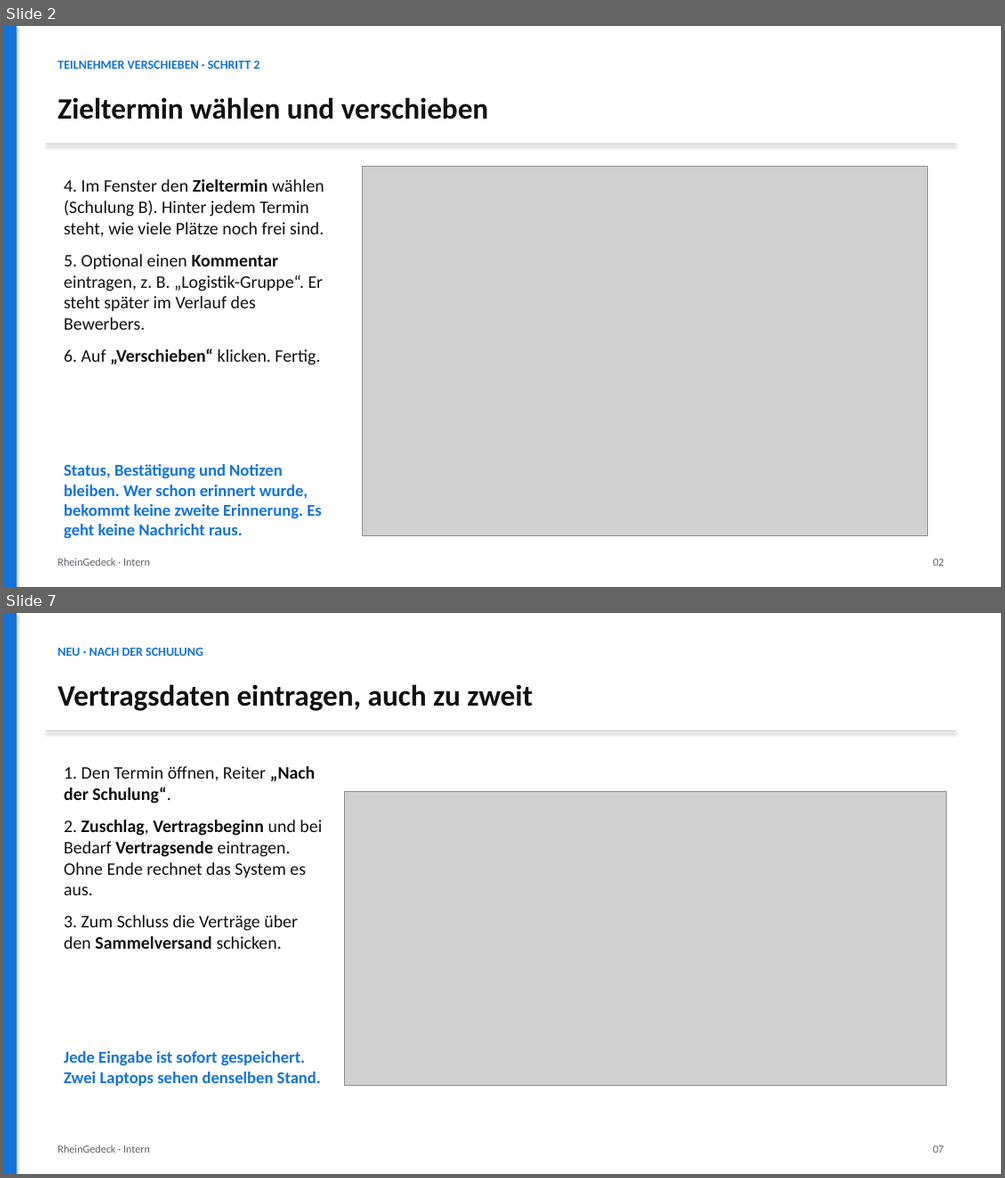
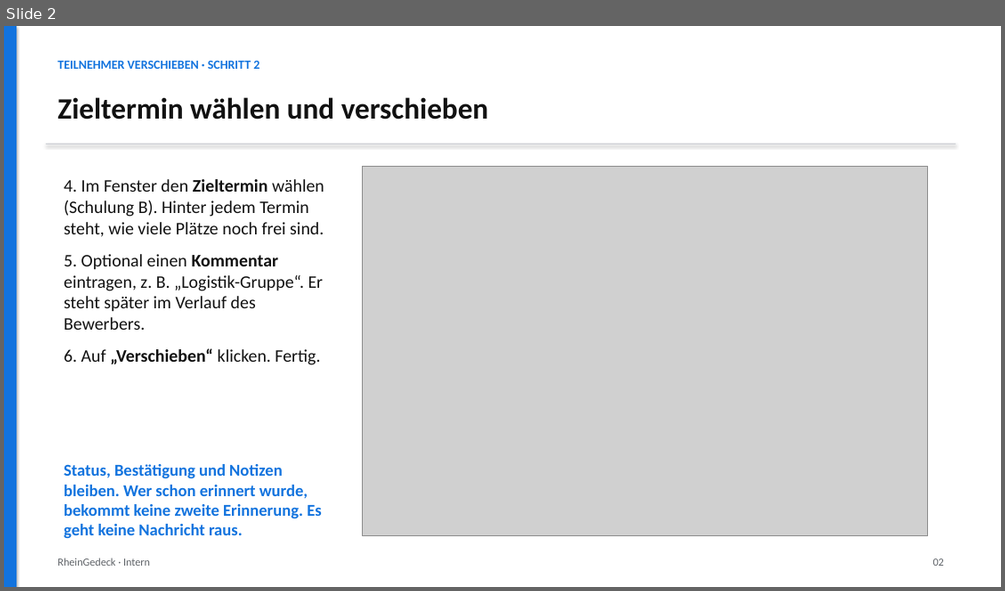
Before and after one commit to martin3r-me/platforms-recruiting, a slide deck: docs/anleitungen/folien/2026-10-08-schulungstermine-umplanen.pptx. Shown one above the other, each under a label of ours: slides 2 and 7 before the commit, slide 2 after it; the slides between them are not shown. The pictures are 1005x1178 and 1005x591 pixels, drawn with LibreOffice and Linux fonts; fonts in the diff are those of the drawing; grey boxes stand for pictures. Boxes give left, top, right and bottom in pixels: in the first picture for what was removed or moved away, otherwise in the second. Text is boxed around its words. In the diff, an @@ line names an element or a change of style, - is before the commit and + after.

```diff
--- a/docs/anleitungen/folien/2026-10-08-schulungstermine-umplanen.pptx
+++ b/docs/anleitungen/folien/2026-10-08-schulungstermine-umplanen.pptx
@@ slide 7 removed at bbox=[4, 613, 1001, 1174], background #FFFFFF @@
@@ rectangle removed at bbox=[4, 613, 16, 1174] @@
@@ text removed at bbox=[57, 648, 203, 656] @@
-NEU · NACH DER SCHULUNG
@@ text removed at bbox=[57, 684, 533, 711] @@
-Vertragsdaten eintragen, auch zu zweit
@@ rectangle removed at bbox=[46, 730, 956, 731] @@
@@ text removed at bbox=[64, 766, 322, 949] @@
-1. Den Termin öffnen, Reiter „Nach der Schulung“.
-2. Zuschlag, Vertragsbeginn und bei Bedarf Vertragsende eintragen. Ohne Ende rechnet das System es aus.
-3. Zum Schluss die Verträge über den Sammelversand schicken.
@@ picture removed at bbox=[344, 791, 947, 1085] @@
@@ text removed at bbox=[64, 1051, 321, 1086] @@
-Jede Eingabe ist sofort gespeichert. Zwei Laptops sehen denselben Stand.
@@ text removed at bbox=[57, 1144, 150, 1152] @@
-RheinGedeck · Intern
@@ text removed at bbox=[933, 1145, 944, 1152] @@
-07
```
Also in this commit, not shown: 5 slides changed, 1 other slide removed, 6 other files.
